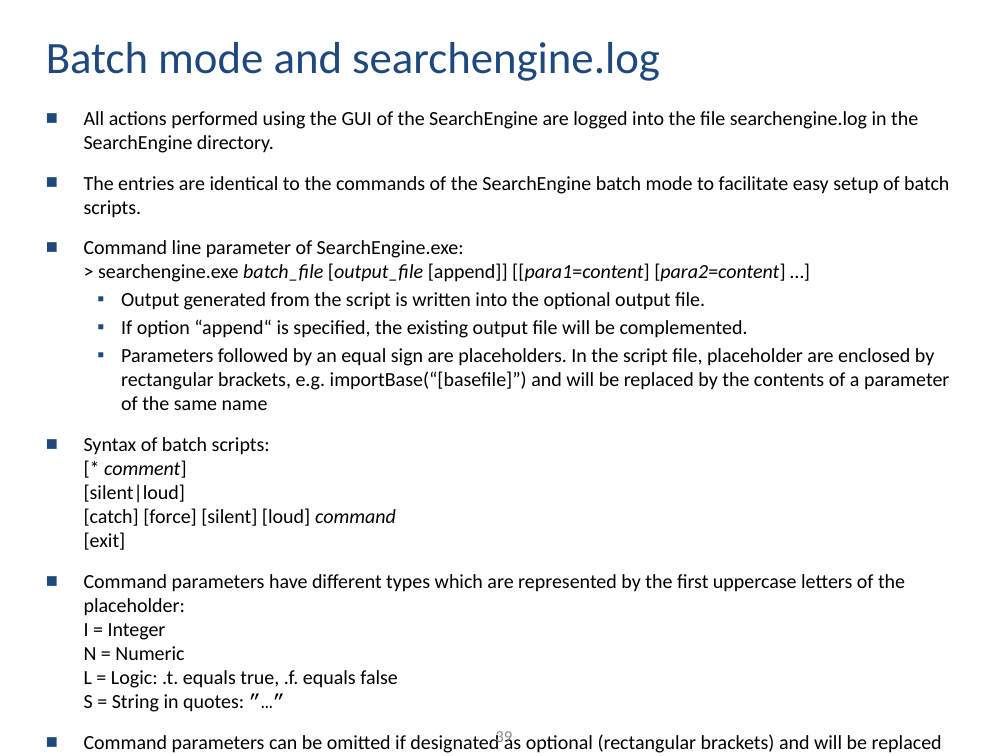
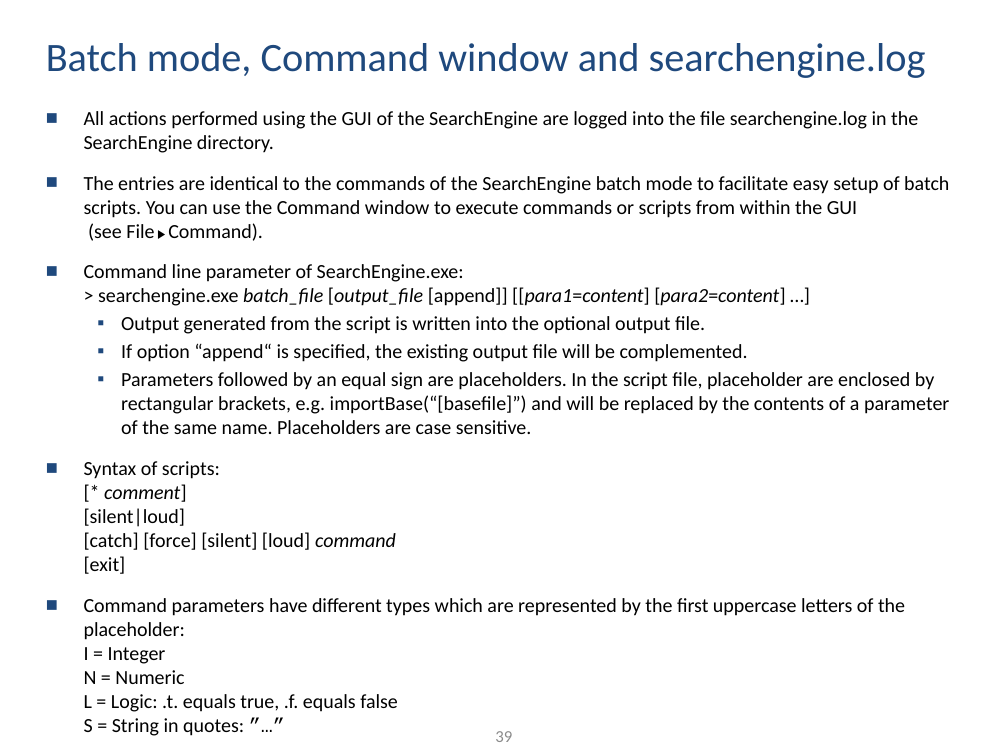
Before and after one commit to ThorstenDoherr/searchengine, a slide deck: slide 39 of doc/Manual.pptx. Drawn at 1008x756 pixels with LibreOffice and Linux fonts; fonts in the diff are those of the drawing. Boxes give left, top, right and bottom in pixels: in the first picture for what was removed or moved away, otherwise in the second. Text is boxed around its words. In the diff, an @@ line names an element or a change of style, - is before the commit and + after.

```diff
--- a/doc/Manual.pptx
+++ b/doc/Manual.pptx
@@ title at (46, 43, 926, 78): text changed; size 32 to 28.8 pt @@
-Batch mode and searchengine.log
+Batch mode, Command window and searchengine.log
@@ text at (84, 176, 949, 241): text changed @@
-■ The entries are identical to the commands of the SearchEngine batch mode to facilitate easy setup of batch scripts.
+■ The entries are identical to the commands of the SearchEngine batch mode to facilitate easy setup of batch scripts. You can use the Command window to execute commands or scripts from within the GUI
+  (see File ▶ Command).
@@ text at (84, 372, 949, 574): text changed @@
-  ▪ Parameters followed by an equal sign are placeholders. In the script file, placeholder are enclosed by rectangular brackets, e.g. importBase(“[basefile]”) and will be replaced by the contents of a parameter of the same name
-■ Syntax of batch scripts:
-  [* comment]
-  [silent|loud]
-  [catch] [force] [silent] [loud] command
-  [exit]
+  ▪ Parameters followed by an equal sign are placeholders. In the script file, placeholder are enclosed by rectangular brackets, e.g. importBase(“[basefile]”) and will be replaced by the contents of a parameter of the same name. Placeholders are case sensitive.
+■ Syntax of scripts:
+  [* comment]
+  [silent|loud]
+  [catch] [force] [silent] [loud] command
+  [exit]
```
Also in this commit, not shown: 9 other slides changed, 1 other file.
